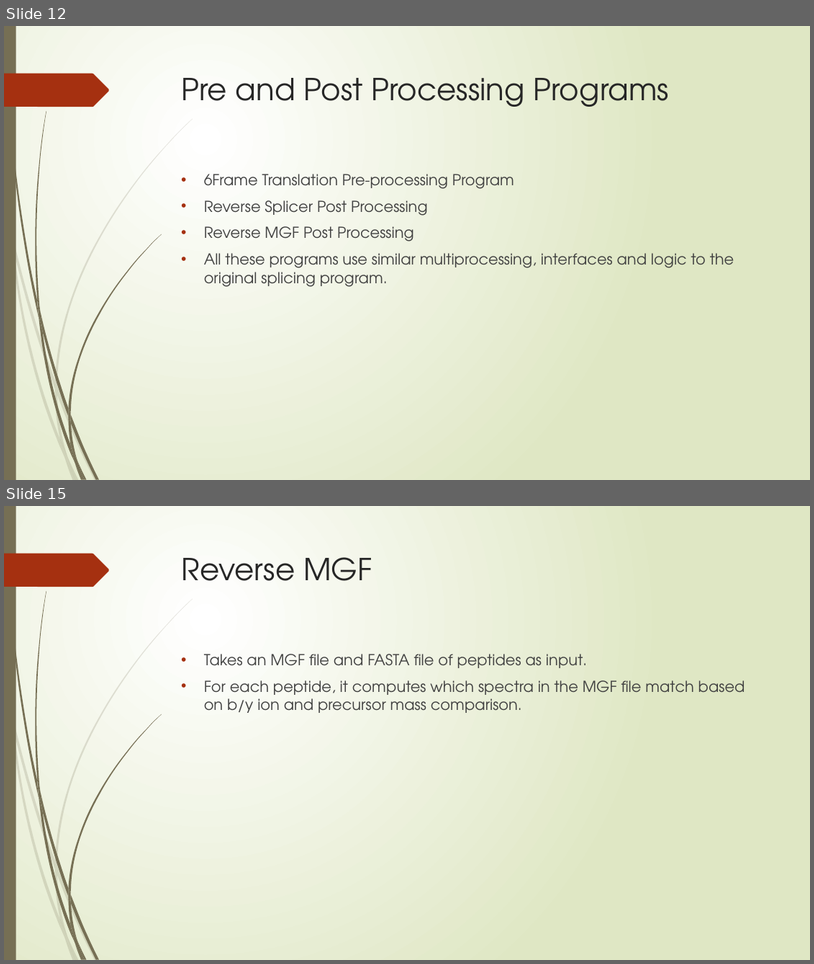
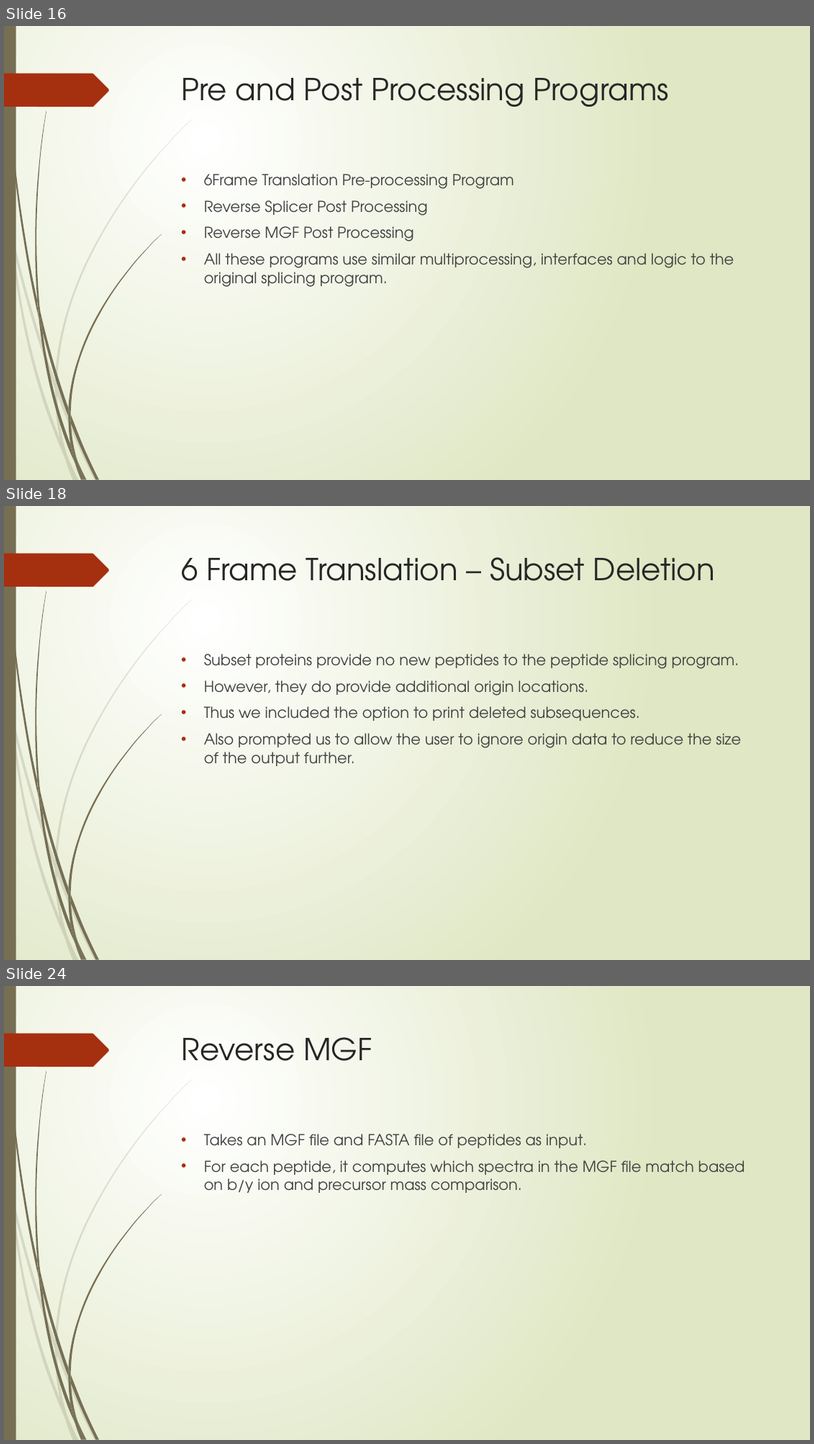
Before and after one commit to nhcha6/MersProject, a slide deck: SecondLabPresentation.pptx. Shown one above the other, each under a label of ours: slides 12 and 15 before the commit, slides 16, 18 and 24 after it; the slides between them are not shown. The pictures are 814x964 and 814x1444 pixels, drawn with LibreOffice and Linux fonts; fonts in the diff are those of the drawing. Boxes give left, top, right and bottom in pixels: in the first picture for what was removed or moved away, otherwise in the second. Text is boxed around its words. In the diff, an @@ line names an element or a change of style, - is before the commit and + after.

```diff
--- a/SecondLabPresentation.pptx
+++ b/SecondLabPresentation.pptx
@@ slide 18 added at <box>4,506,810,960</box>, background gradient #FFFFFF to #DFE8C4; not listed: 24 template elements that a slide beside it also shows @@
@@ title added at <box>182,557,715,581</box>, 36 pt, text #262626 @@
+6 Frame Translation – Subset Deletion
@@ text added at <box>204,654,741,766</box>, 18 pt, text #404040 @@
+• Subset proteins provide no new peptides to the peptide splicing program.
+• However, they do provide additional origin locations.
+• Thus we included the option to print deleted subsequences.
+• Also prompted us to allow the user to ignore origin data to reduce the size of the output further.
@@ what was slide 12 is now slide 16 @@
@@ what was slide 15 is now slide 24 @@
```
Also in this commit, not shown: 5 slides changed, 9 other slides added, 1 slide removed.
